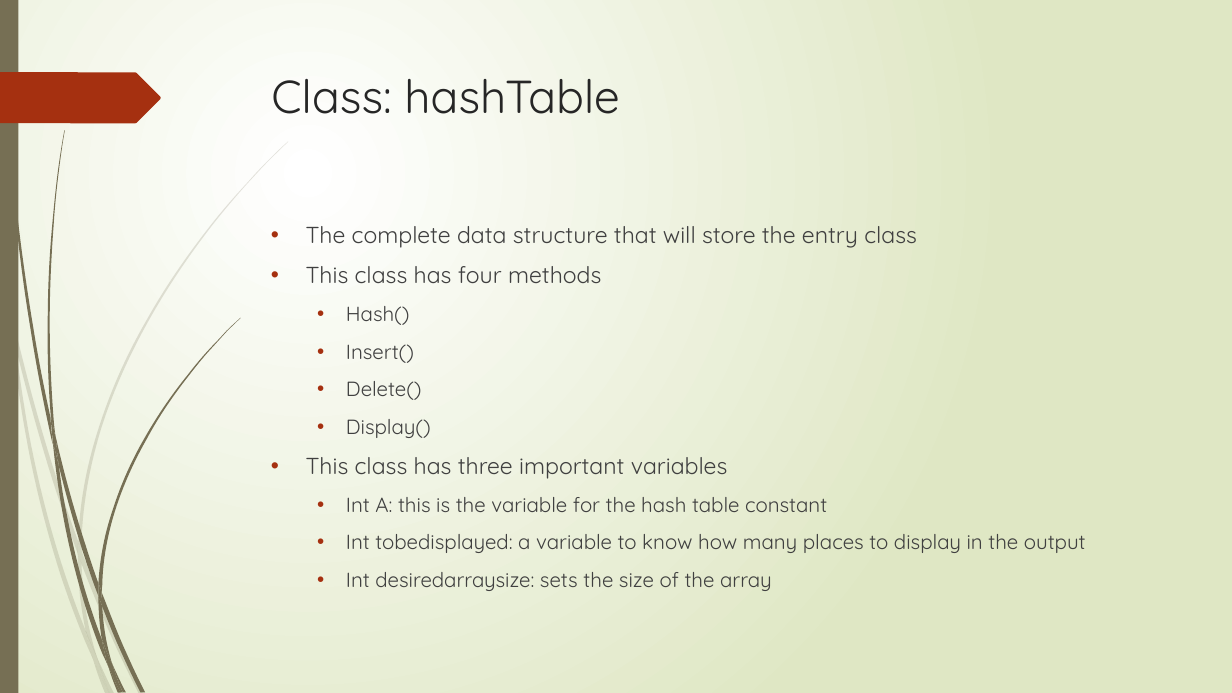
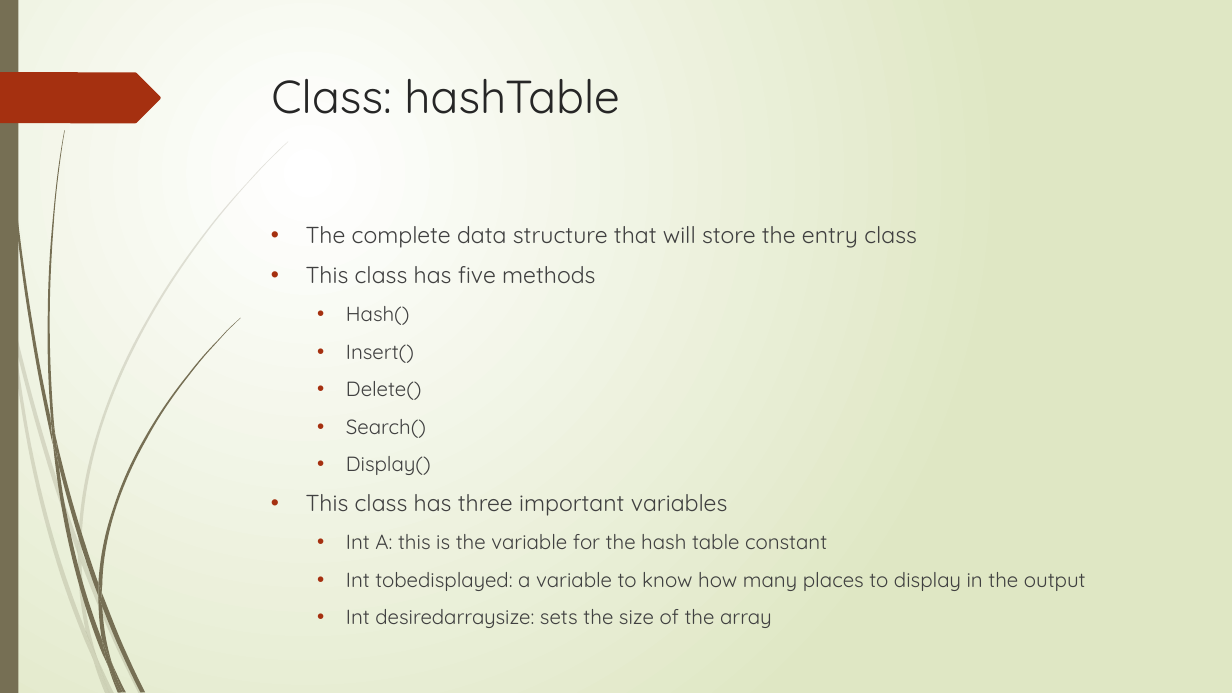
Before and after one commit to employedtitan/comp401, a slide deck: slide 5 of Project 1/Robin Hood Hashing.pptx. Drawn at 1232x693 pixels with LibreOffice and Linux fonts; fonts in the diff are those of the drawing. Boxes give left, top, right and bottom in pixels: in the first picture for what was removed or moved away, otherwise in the second. Text is boxed around its words. In the diff, an @@ line names an element or a change of style, - is before the commit and + after.

Commit message:
finished code for table
time for debugging

```diff
--- a/Project 1/Robin Hood Hashing.pptx
+++ b/Project 1/Robin Hood Hashing.pptx
@@ text at [306, 266, 595, 283]: text changed @@
-• This class has four methods
+• This class has five methods
@@ text at [346, 419, 426, 438]: paragraph added @@
+  • Search()
```
Also in this commit, not shown: 1 slide added, 11 other files.
